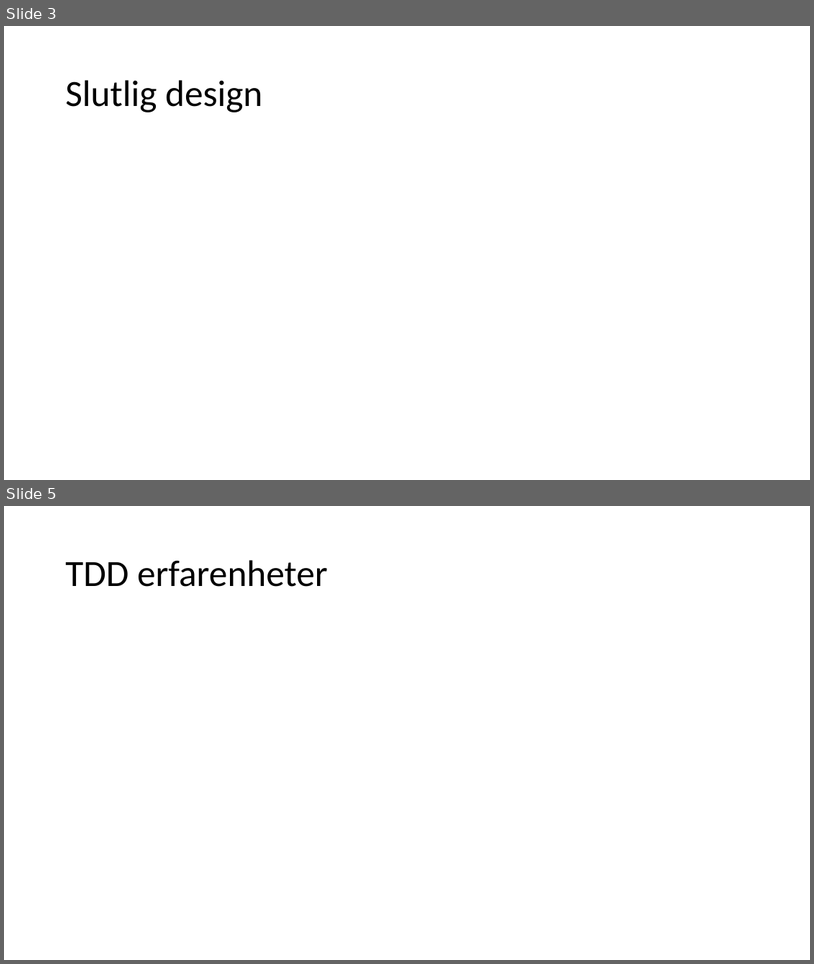
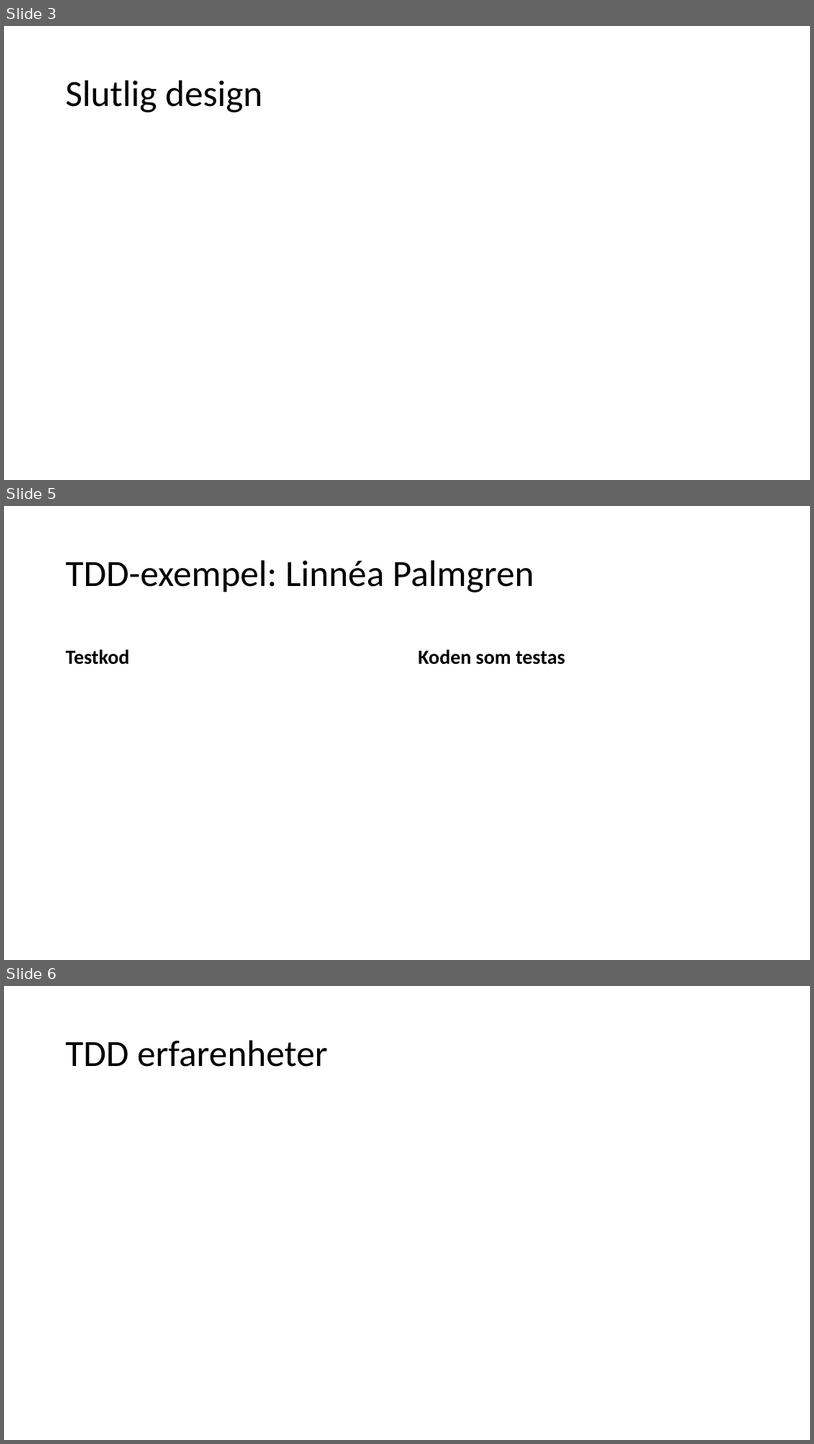
Before and after one commit to knopp10000/Inte_Roligt, a slide deck: slutredovisning.pptx. Shown one above the other, each under a label of ours: slides 3 and 5 before the commit, slides 3, 5 and 6 after it; the slides between them are not shown. The pictures are 814x964 and 814x1444 pixels, drawn with LibreOffice and Linux fonts; fonts in the diff are those of the drawing. Boxes give left, top, right and bottom in pixels: in the first picture for what was removed or moved away, otherwise in the second. Text is boxed around its words. In the diff, an @@ line names an element or a change of style, - is before the commit and + after.

```diff
--- a/slutredovisning.pptx
+++ b/slutredovisning.pptx
@@ slide 5 added at bbox=[4, 506, 810, 960], background #FFFFFF @@
@@ title added at bbox=[66, 560, 535, 592], 44 pt, text #000000 @@
+TDD-exempel: Linnéa Palmgren
@@ text added at bbox=[66, 649, 130, 664], 24 pt, text #000000, bold @@
+Testkod
@@ text added at bbox=[418, 649, 566, 664], 24 pt, text #000000, bold @@
+Koden som testas
@@ what was slide 5 is now slide 6 @@
```
Also in this commit, not shown: 1 slide changed.
